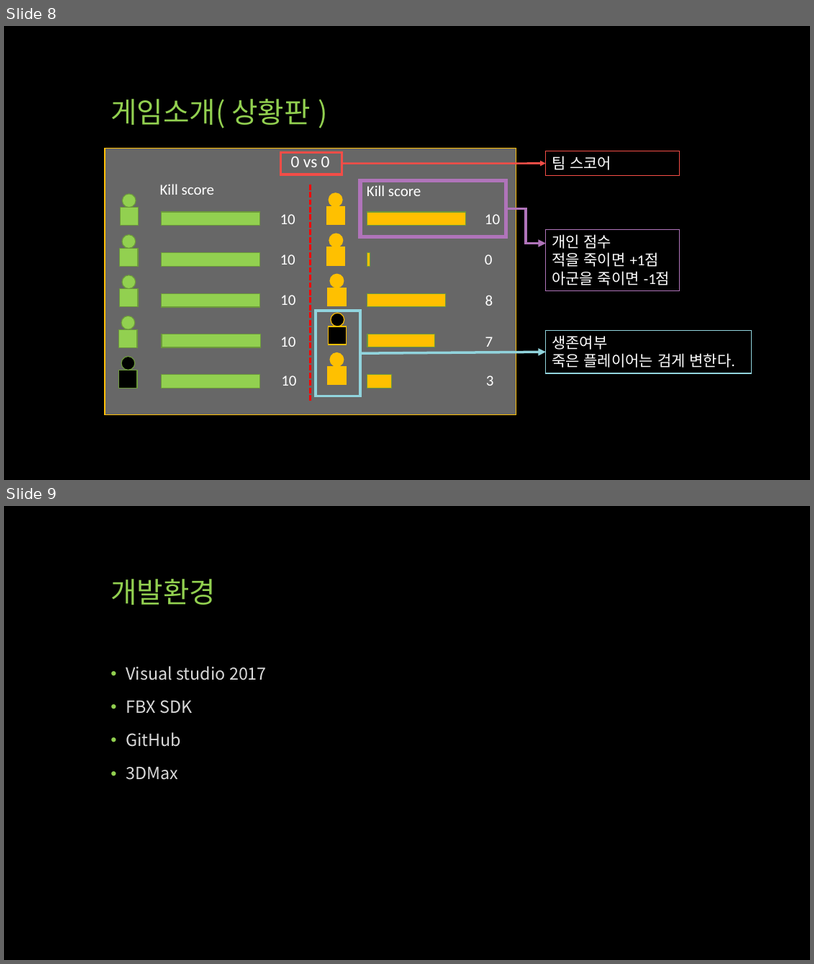
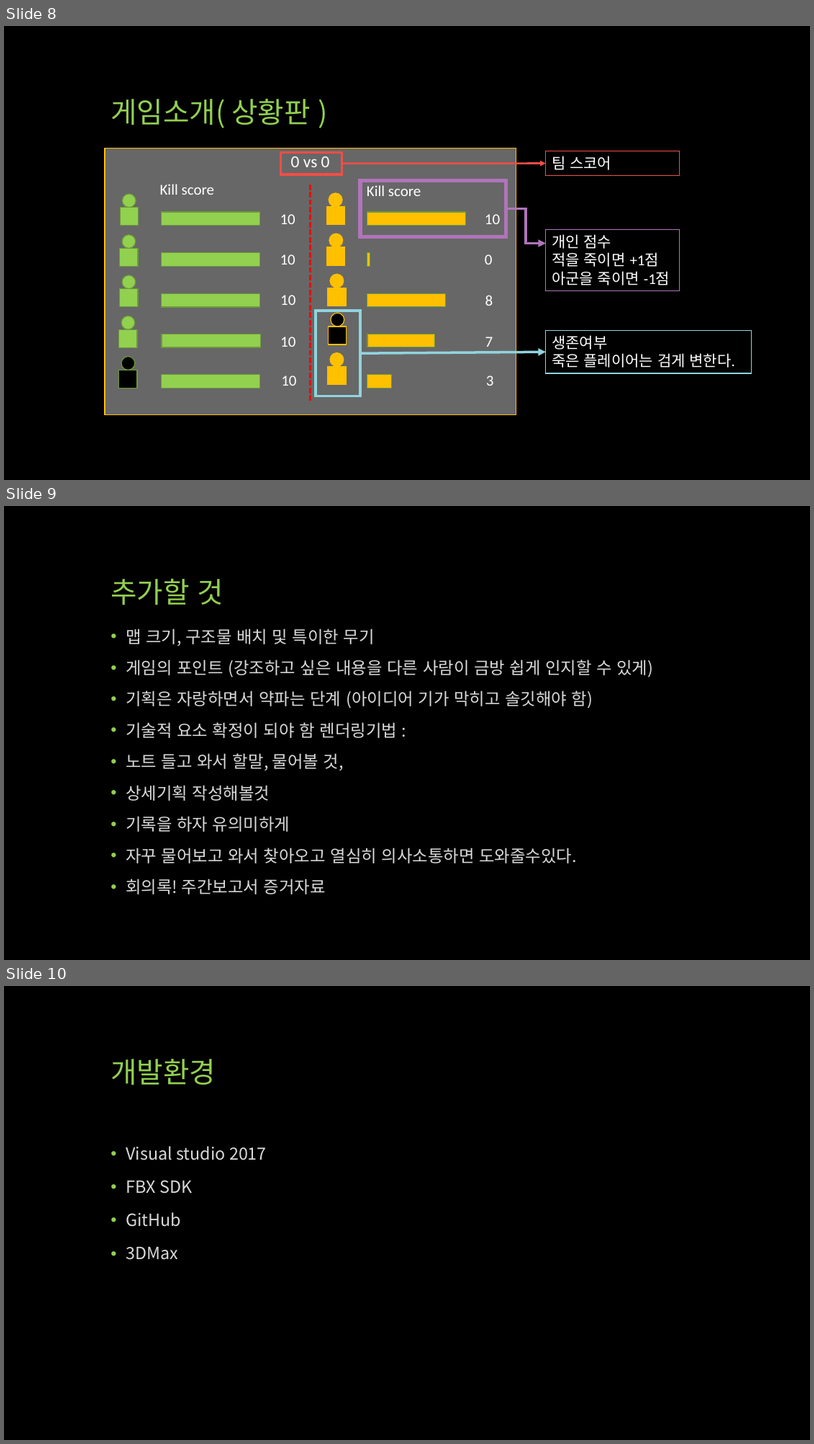
Before and after one commit to qwert830/SP, a slide deck: 기획/UTB (Unknown Team Battle).pptx. Shown one above the other, each under a label of ours: slides 8 and 9 before the commit, slides 8, 9 and 10 after it. The pictures are 814x964 and 814x1444 pixels, drawn with LibreOffice and Linux fonts; fonts in the diff are those of the drawing. Boxes give left, top, right and bottom in pixels: in the first picture for what was removed or moved away, otherwise in the second. Text is boxed around its words. In the diff, an @@ line names an element or a change of style, - is before the commit and + after.

```diff
--- a/기획/UTB (Unknown Team Battle).pptx
+++ b/기획/UTB (Unknown Team Battle).pptx
@@ slide 9 added at [4, 506, 810, 960], background #000000 @@
@@ title added at [111, 579, 224, 605], 34 pt, text #92D050 @@
+추가할 것
@@ text added at [126, 628, 653, 894], 20 pt, text #D9D9D9 @@
+• 맵 크기, 구조물 배치 및 특이한 무기
+• 게임의 포인트 (강조하고 싶은 내용을 다른 사람이 금방 쉽게 인지할 수 있게)
+• 기획은 자랑하면서 약파는 단계 (아이디어 기가 막히고 솔깃해야 함)
+• 기술적 요소 확정이 되야 함 렌더링기법 :
+• 노트 들고 와서 할말, 물어볼 것,
+• 상세기획 작성해볼것
+• 기록을 하자 유의미하게
+• 자꾸 물어보고 와서 찾아오고 열심히 의사소통하면 도와줄수있다.
+• 회의록! 주간보고서 증거자료
@@ what was slide 9 is now slide 10 @@
```
Also in this commit, not shown: 2 slides changed, 27 other files.
